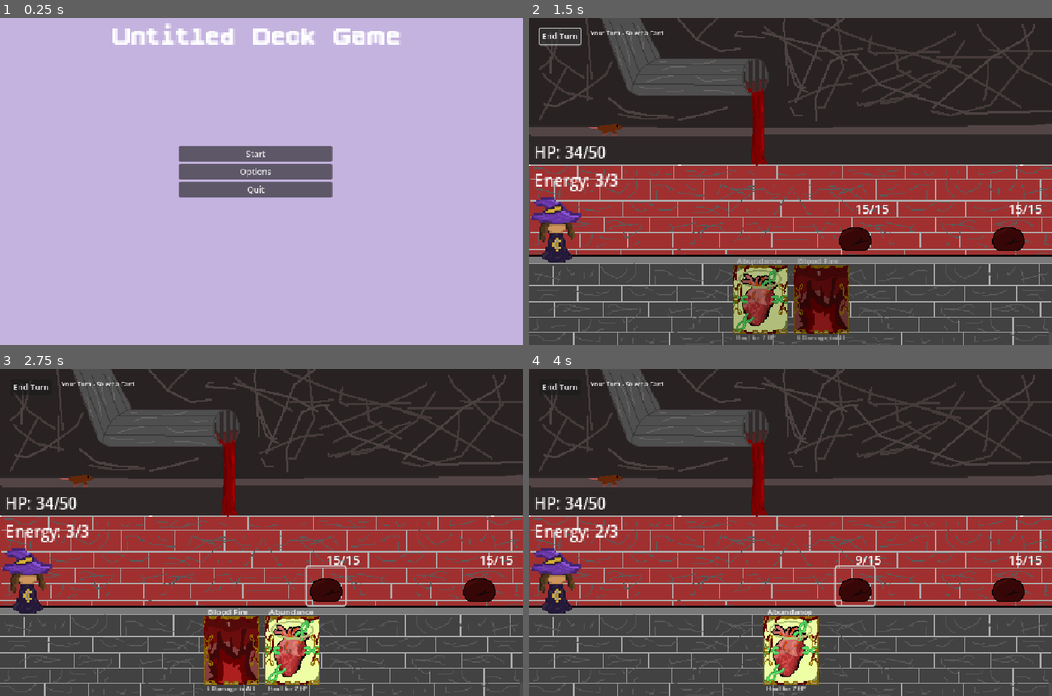
Above: before the commit, frames 1-4 (two rows, left to right).
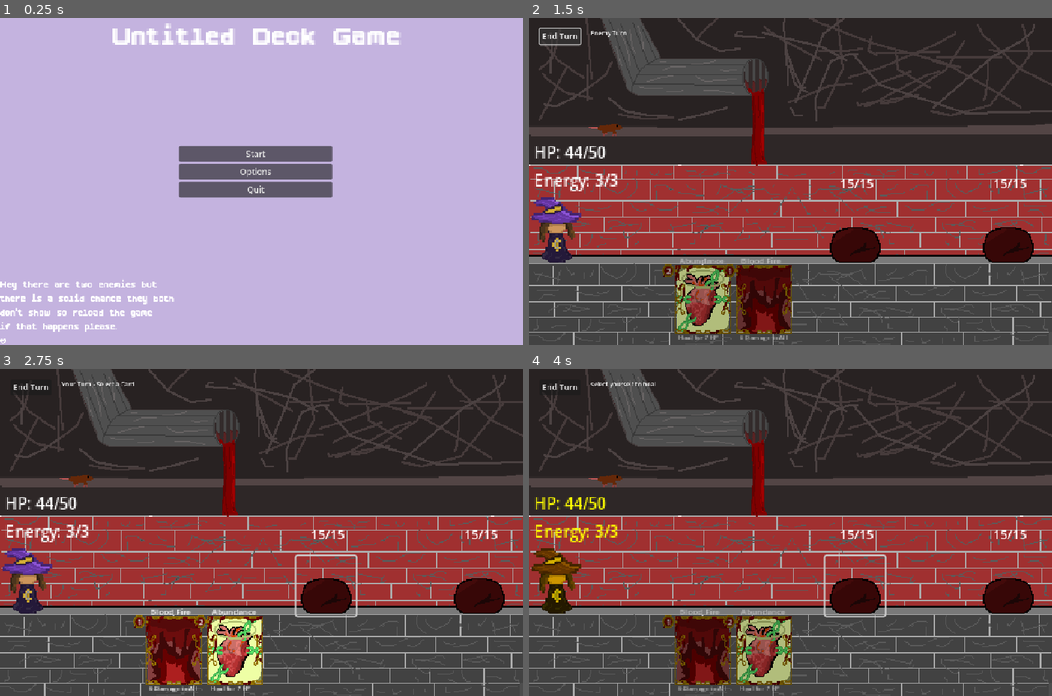
Above: after the commit, the same moments.

Repository: SirWadles/Untitled-Deck-Builder
Game: Godot game, scene res://scenes/main_menu.tscn
Two runs of this game, one before a commit and one after it. Both use one fixed random seed, a clock stepped at 60 frames per second and the inputs below. Sound files missing from this copy of the repository are replaced by a short silence.
Inputs (mouse positions are in pixels of both pictures, inside the frame that each line leads up to):
- Up to frame 1 (0.25 s): no input
- Up to frame 2 (1.5 s): click "Start" at 0.5 s; click "End Turn" at 1.25 s
- Up to frame 3 (2.75 s): click (324, 584) at 2.02 s
- Up to frame 4 (4 s): click (759, 650) at 2.77 s; click (853, 584) at 3.52 s

The runs differ from the first frame. In frame 1, 1.0% of the frame differs, in the area x 0-34%, y 80-100%; in frame 2, 8.7%; in frame 3, 9.1%; in frame 4, 9.6%, in the area x 0-98%, y 4-99%.

Commit message:
Demo (1)
First Demo! Has a card system that works with a win and lose screen. There is music that plays in the main menu.

Diff:
--- a/scenes/battle/battle.tscn
+++ b/scenes/battle/battle.tscn
@@ -1,10 +1,15 @@
-[gd_scene load_steps=6 format=3 uid="uid://bra78r4eh4jho"]
+[gd_scene load_steps=11 format=3 uid="uid://bra78r4eh4jho"]
 
 [ext_resource type="Script" uid="uid://b2uxirsmtut2q" path="res://scripts/battle_system.gd" id="1_xd4uy"]
 [ext_resource type="PackedScene" uid="uid://mlky7r11sp4p" path="res://scenes/battle/player.tscn" id="2_0yh6x"]
 [ext_resource type="Texture2D" uid="uid://bs25v43ujhr2" path="res://assets/Background.png" id="2_h0kxc"]
 [ext_resource type="PackedScene" uid="uid://dh0qkkui7ay5x" path="res://scenes/battle/hand.tscn" id="3_h0kxc"]
 [ext_resource type="Script" uid="uid://ksqcsk2tffcb" path="res://scripts/battle_ui.gd" id="5_h0kxc"]
+[ext_resource type="AudioStream" uid="uid://dh6f3v22ywyj0" path="res://sounds/cards/highlight2.ogg" id="6_fh7rg"]
+[ext_resource type="FontFile" uid="uid://j3u6vwrixpc0" path="res://fonts/boldpixels/BoldPixels.otf" id="8_py4tk"]
+[ext_resource type="AudioStream" uid="uid://duvil8dbrvwfm" path="res://sounds/songs/11. Victory.mp3" id="9_oiw7q"]
+[ext_resource type="AudioStream" uid="uid://lxs73pyltqjl" path="res://sounds/songs/19. Defeat.mp3" id="10_fisqk"]
+[ext_resource type="AudioStream" uid="uid://c2j3xpeucqamx" path="res://sounds/songs/8. The Ruins.mp3" id="11_fisqk"]
 
 [node name="BattleSystem" type="Node2D"]
 script = ExtResource("1_xd4uy")
@@ -23,7 +28,7 @@
 scale = Vector2(1.5, 1.5)
 
 [node name="Hand" parent="." instance=ExtResource("3_h0kxc")]
-position = Vector2(512, 550)
+position = Vector2(400, 550)
 scale = Vector2(2, 2)
 
 [node name="UI" type="Control" parent="."]
@@ -39,7 +44,37 @@
 offset_bottom = 50.0
 text = "EndTurnButton"
 
+[node name="EndTurnSound" type="AudioStreamPlayer2D" parent="UI/EndTurnButton"]
+stream = ExtResource("6_fh7rg")
+
 [node name="StatusLabel" type="Label" parent="UI"]
 layout_mode = 0
 offset_right = 300.0
 offset_bottom = 50.0
+
+[node name="WinLabel" type="Label" parent="."]
+offset_left = 430.0
+offset_top = 42.0
+offset_right = 668.0
+offset_bottom = 107.0
+theme_override_fonts/font = ExtResource("8_py4tk")
+theme_override_font_sizes/font_size = 64
+text = "You Won!"
+
+[node name="WinSong" type="AudioStreamPlayer2D" parent="."]
+stream = ExtResource("9_oiw7q")
+
+[node name="LoseLabel" type="Label" parent="."]
+offset_left = 314.0
+offset_top = 131.0
+offset_right = 638.0
+offset_bottom = 196.0
+theme_override_fonts/font = ExtResource("8_py4tk")
+theme_override_font_sizes/font_size = 64
+text = "You Lost! :("
+
+[node name="LoseSong" type="AudioStreamPlayer2D" parent="."]
+stream = ExtResource("10_fisqk")
+
+[node name="MusicPlayer" type="AudioStreamPlayer2D" parent="."]
+stream = ExtResource("11_fisqk")
--- a/scenes/battle/card.tscn
+++ b/scenes/battle/card.tscn
@@ -1,7 +1,8 @@
-[gd_scene load_steps=3 format=3 uid="uid://cwdtijg713j6n"]
+[gd_scene load_steps=4 format=3 uid="uid://cwdtijg713j6n"]
 
 [ext_resource type="Script" uid="uid://vurxkpw0phey" path="res://scripts/card.gd" id="1_e68ej"]
 [ext_resource type="Texture2D" uid="uid://c5wcgt1syqw0g" path="res://assets/Card Border.png" id="2_12e7e"]
+[ext_resource type="Texture2D" uid="uid://rkc5gk34u2fe" path="res://assets/Counter.png" id="4_h4mno"]
 
 [node name="Card" type="Control"]
 layout_mode = 3
@@ -14,6 +15,10 @@
 scale = Vector2(1.05, 1.05)
 texture = ExtResource("2_12e7e")
 
+[node name="CardCounter" type="Sprite2D" parent="."]
+position = Vector2(-34, -28)
+texture = ExtResource("4_h4mno")
+
 [node name="NameLabel" type="Label" parent="."]
 layout_mode = 0
 offset_left = -23.0
@@ -24,10 +29,10 @@
 
 [node name="CostLabel" type="Label" parent="."]
 layout_mode = 0
-offset_left = -5.0
-offset_top = -32.0
-offset_right = 5.0
-offset_bottom = -22.0
+offset_left = -36.0
+offset_top = -34.0
+offset_right = -26.0
+offset_bottom = -24.0
 theme_override_font_sizes/font_size = 6
 
 [node name="DescriptionLabel" type="Label" parent="."]
--- a/scenes/battle/enemy.tscn
+++ b/scenes/battle/enemy.tscn
@@ -1,15 +1,19 @@
-[gd_scene load_steps=2 format=3 uid="uid://cqveanif5immc"]
+[gd_scene load_steps=3 format=3 uid="uid://cqveanif5immc"]
 
 [ext_resource type="Script" uid="uid://bjco20accqkjn" path="res://scripts/enemy.gd" id="1_oqxvf"]
+[ext_resource type="Texture2D" uid="uid://ca61rnxbwp54y" path="res://assets/Holy One.png" id="2_j6w02"]
 
 [node name="enemy" type="Node2D"]
 script = ExtResource("1_oqxvf")
 
 [node name="Sprite2D" type="Sprite2D" parent="."]
+texture = ExtResource("2_j6w02")
 
 [node name="HealthLabel" type="Label" parent="."]
-offset_right = 40.0
-offset_bottom = 23.0
+offset_left = -5.0
+offset_top = 21.0
+offset_right = 35.0
+offset_bottom = 44.0
 
 [node name="Button" type="Button" parent="."]
 offset_left = -29.0
--- a/scenes/battle/hand.tscn
+++ b/scenes/battle/hand.tscn
@@ -1,6 +1,7 @@
-[gd_scene load_steps=2 format=3 uid="uid://dh0qkkui7ay5x"]
+[gd_scene load_steps=3 format=3 uid="uid://dh0qkkui7ay5x"]
 
 [ext_resource type="Script" uid="uid://bfljsnysc8ch8" path="res://scripts/hand.gd" id="1_3ex41"]
+[ext_resource type="AudioStream" uid="uid://b8j0k6sl5dcn6" path="res://sounds/cards/card1.ogg" id="2_2jc72"]
 
 [node name="Hand" type="Node2D"]
 script = ExtResource("1_3ex41")
@@ -17,3 +18,6 @@
 alignment = 1
 
 [node name="Audio" type="Node2D" parent="."]
+
+[node name="PlaySound" type="AudioStreamPlayer2D" parent="Audio"]
+stream = ExtResource("2_2jc72")
--- a/scenes/cards/CardDatabase.gd
+++ b/scenes/cards/CardDatabase.gd
@@ -37,7 +37,7 @@
 		"abundance",
 		"Abundance",
 		"Heal for 7 HP",
-		1,
+		2,
 		0,
 		0,
 		7,
--- a/scenes/main_menu.tscn
+++ b/scenes/main_menu.tscn
@@ -1,10 +1,11 @@
-[gd_scene load_steps=6 format=3 uid="uid://ddgtnbpobb7o5"]
+[gd_scene load_steps=7 format=3 uid="uid://ddgtnbpobb7o5"]
 
 [ext_resource type="Script" uid="uid://wjiyap1g6tox" path="res://scripts/main_menu.gd" id="1_ekxnf"]
 [ext_resource type="FontFile" uid="uid://ck0hm2v3474rj" path="res://fonts/boldpixels/BoldPixels.ttf" id="1_l6cm7"]
 [ext_resource type="AudioStream" uid="uid://hribpwcyk1y4" path="res://sounds/ui/ui_main_button_climb.wav" id="3_8ln24"]
 [ext_resource type="AudioStream" uid="uid://omssi1qfuq8h" path="res://sounds/ui/ui_main_button_invalid.wav" id="4_rtw2f"]
 [ext_resource type="AudioStream" uid="uid://bfaxysfie3laa" path="res://sounds/ui/ui_main_button_back.wav" id="5_oa1go"]
+[ext_resource type="AudioStream" uid="uid://dg73sjmhhi0fu" path="res://sounds/songs/2. Prelude.mp3" id="6_rtw2f"]
 
 [node name="Control" type="Control"]
 layout_mode = 3
@@ -29,7 +30,7 @@
 offset_right = 40.0
 offset_bottom = 40.0
 
-[node name="Label" type="Label" parent="."]
+[node name="TitleLabel" type="Label" parent="."]
 layout_mode = 0
 offset_left = 220.0
 offset_right = 382.0
@@ -75,3 +76,19 @@
 
 [node name="QuitSound" type="AudioStreamPlayer2D" parent="Audio"]
 stream = ExtResource("5_oa1go")
+
+[node name="MusicPlayer" type="AudioStreamPlayer2D" parent="Audio"]
+stream = ExtResource("6_rtw2f")
+
+[node name="InfoLabel" type="Label" parent="."]
+layout_mode = 0
+offset_top = 510.0
+offset_right = 250.0
+offset_bottom = 637.0
+theme_override_fonts/font = ExtResource("1_l6cm7")
+theme_override_font_sizes/font_size = 23
+text = "Hey there are two enemies but
+there is a solid chance they both
+don't show so reload the game
+if that happens please.
+♡"
--- a/scripts/battle_system.gd
+++ b/scripts/battle_system.gd
@@ -7,6 +7,11 @@
 @onready var card_database = get_node("/root/CardStuff")
 @onready var enemy_database = get_node("/root/EnemyDatabase")
 @onready var ui: Control = $UI
+@onready var win_label = $WinLabel
+@onready var win_song = $WinSong
+@onready var lose_label = $LoseLabel
+@onready var lose_song = $LoseSong
+@onready var music_player = $MusicPlayer
 
 var enemies: Array[Enemy] = []
 var current_selected_card: Card = null
@@ -25,6 +30,9 @@
 		hand.card_played.connect(_on_card_played)
 	create_enemies()
 	start_player_turn()
+	win_label.visible = false
+	lose_label.visible = false
+	music_player.play()
 
 func create_enemies():
 	var enemy_scene = preload("res://scenes/battle/enemy.tscn")
@@ -80,11 +88,15 @@
 func start_targeting(card: Card):
 	hand.set_cards_selectable(false)
 	var card_id = card.card_data.card_id
-	if card_id in ["attack", "blood_fire"]:
+	if card_id in ["attack"]:
 		for enemy in enemies:
 			if enemy.current_health > 0:
 				enemy.set_targetable(true)
 		is_player_targetable = false
+		if ui and ui.has_method("update_status"):
+			ui.update_status("Select enemy to attack")
+	elif card_id == "blood_fire":
+		play_area_attack(card)
 	elif card_id in ["abundance", "heal"]:
 		set_player_targetable(true)
 		is_player_targetable = true
@@ -160,6 +172,9 @@
 			all_defeated = false
 			break
 	if all_defeated:
+		music_player.stop()
+		win_label.visible = true
+		win_song.play()
 		print("Win")
 
 func end_turn():
@@ -169,14 +184,39 @@
 		start_enemy_turn()
 
 func start_enemy_turn():
-	var enemy_scene = preload("res://scenes/battle/enemy.tscn")
-	var enemy_types = ["slime", "boss_1"]
-	for enemy in enemies:
-		if enemy.current_health > 0 and enemy_types[0]:
-			player.take_damage(3)
-			print("slime attack")
-		if enemy.current_health > 0 and enemy_types[1]:
-			player.take_damage(5)
-			print("boss attack")
+	if ui and ui.has_method("update_status"):
+		ui.update_status("Enemy Turn")
+	for enemy in enemies:
+		if enemy.current_health > 0:
+			player.take_damage(enemy.damage)
+			print(enemy.enemy_name + "attack for " + str(enemy.damage))
 	await get_tree().create_timer(1.0).timeout
-	start_player_turn()
+	if player.current_health <= 0:
+		music_player.stop()
+		lose_label.visible = true
+		lose_song.play()
+	else:
+		start_player_turn()
+
+func play_area_attack(card: Card):
+	if card and player.can_play_card(card.card_data.cost):
+		var card_data = card.card_data
+		player.spend_energy(card_data.cost)
+		var living_enemies = 0
+		for enemy in enemies:
+			if enemy.current_health > 0:
+				enemy.take_damage(card_data.damage)
+				living_enemies += 1
+		if living_enemies > 0:
+			print("Blood fire hit ", living_enemies)
+		complete_area_play_card(card)
+
+func complete_area_play_card(card: Card):
+	hand.play_card(enemies[0] if enemies.size() > 0 else null)
+	current_selected_card = null
+	current_state = BattleState.PLAYER_TURN
+	if hand:
+		hand.set_cards_selectable(true)
+	if ui and ui.has_method("update_status"):
+		ui.update_status("Your turn - Select a card")
+	check_battle_end()
--- a/scripts/battle_ui.gd
+++ b/scripts/battle_ui.gd
@@ -1,6 +1,7 @@
 extends Control
 
 @onready var end_turn_button: Button = $EndTurnButton
+@onready var end_turn_sound = $EndTurnButton/EndTurnSound
 @onready var status_label: Label = $StatusLabel
 
 func _ready():
@@ -19,6 +20,7 @@
 func _on_end_turn_pressed():
 	var battle_system = get_parent()
 	if battle_system and battle_system.has_method("end_turn"):
+		end_turn_sound.play()
 		battle_system.end_turn()
 
 func update_status(text: String):
--- a/scripts/enemy.gd
+++ b/scripts/enemy.gd
@@ -10,6 +10,8 @@
 var current_health: int
 var battle_system: BattleSystem
 var is_targetable: bool = false
+var enemy_type: String
+var damage: int
 
 signal enemy_clicked(enemy: Enemy)
 
@@ -21,6 +23,8 @@
 	max_health = health
 	current_health = health
 	battle_system = battle_ref
+	enemy_type = enemy_data.get("type", "default")
+	damage = enemy_data.get("damage", 3)
 	if enemy_data.has("texture") and enemy_data["texture"]:
 		sprite.texture = enemy_data["texture"]
 		var target_size = Vector2(80, 80)
@@ -30,8 +34,13 @@
 		var scale_x = target_size.x / texture_size.x
 		var scale_y = target_size.y / texture_size.y
 		sprite.scale = Vector2(scale_x, scale_y)
+		if enemy_data.has("sprite_offset"):
+			sprite.position = enemy_data["sprite_offset"]
+		else:
+			sprite.position = Vector2.ZERO
 	else:
 		sprite.modulate = Color(1, 0, 0)
+		sprite.position = Vector2.ZERO
 	update_button_size()
 	update_display()
 
@@ -62,8 +71,8 @@
 
 func update_display():
 	health_label.text = str(current_health) + "/" + str(max_health)
-	var y_offset = -sprite.texture.get_size().y * sprite.scale.y / 2 - 20
-	health_label.position = Vector2(0, y_offset)
+	var y_offset = (-sprite.texture.get_size().y * sprite.scale.y)
+	health_label.position = Vector2(-20, y_offset)
 
 func set_targetable(targetable: bool):
 	is_targetable = targetable
--- a/scripts/enemy_database.gd
+++ b/scripts/enemy_database.gd
@@ -13,16 +13,22 @@
 
 	enemies["slime"] = {
 		"name": "Slime",
+		"type": "slime",
+		"damage": 3,
 		"health": 15,
 		"texture": blood_slime_texture,
-		"base_size": Vector2(50, 50)
+		"base_size": Vector2(78, 78),
+		"sprite_offset": Vector2(0, 5)
 	}
 
 	enemies["boss_1"] = {
 		"name": "Holy One",
+		"type": "boss_1",
+		"damage": 5,
 		"health": 35,
 		"texture": holy_one_texture,
-		"base_size": Vector2(60, 60)
+		"base_size": Vector2(128, 128),
+		"sprite_offset": Vector2(0, -35)
 	}
 
 func get_enemy_data(enemy_id: String):
--- a/scripts/hand.gd
+++ b/scripts/hand.gd
@@ -2,6 +2,7 @@
 class_name Hand
 
 @onready var card_container: HBoxContainer = $HBoxContainer
+@onready var play_sound = $Audio/PlaySound
 
 var cards: Array[Card] = []
 var selected_card: Card = null
@@ -53,6 +54,8 @@
 		cards.erase(selected_card)
 		selected_card.queue_free()
 		selected_card = null
+		play_sound.play()
+
 
 func get_card_count() -> int:
 	return cards.size()
--- a/scripts/main_menu.gd
+++ b/scripts/main_menu.gd
@@ -7,16 +7,19 @@
 @onready var start_sound = $Audio/StartSound
 @onready var options_sound = $Audio/OptionsSound
 @onready var quit_sound = $Audio/QuitSound
+@onready var music_player = $Audio/MusicPlayer
 
 func _ready():
 	start_button.pressed.connect(_on_start_button_pressed)
 	options_button.pressed.connect(_on_options_button_pressed)
 	quit_button.pressed.connect(_on_quit_button_pressed)
+	music_player.play()
 
 func _on_start_button_pressed():
 	print("Start Pressed")
 	start_sound.play()
 	await start_sound.finished
+	music_player.stop()
 	get_tree().change_scene_to_file("res://scenes/battle/battle.tscn")
 
 func _on_options_button_pressed():
Not shown, added: export_presets.cfg
Not shown, added: sounds/cards/card1.ogg.import
Not shown, added: sounds/cards/highlight2.ogg.import
Not shown, added: sounds/cards/win.ogg.import
Not shown, added: sounds/songs/11. Victory.mp3.import
Not shown, added: sounds/songs/18. Unbreakable - Terra's Theme.mp3.import
Not shown, added: sounds/songs/19. Defeat.mp3.import
Not shown, added: sounds/songs/2. Prelude.mp3.import
Not shown, added: sounds/songs/8. The Ruins.mp3.import
Not shown, added: sounds/cards/card1.ogg
Not shown, added: sounds/cards/highlight2.ogg
Not shown, added: sounds/cards/win.ogg
(and 5 more such lines)
